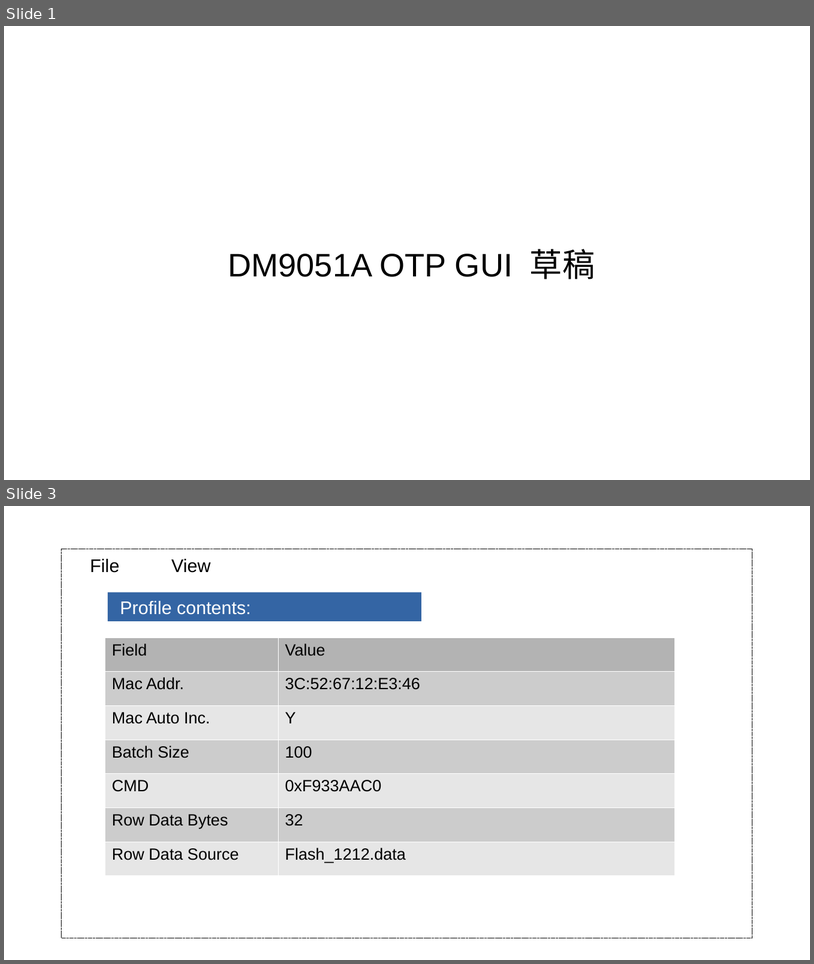
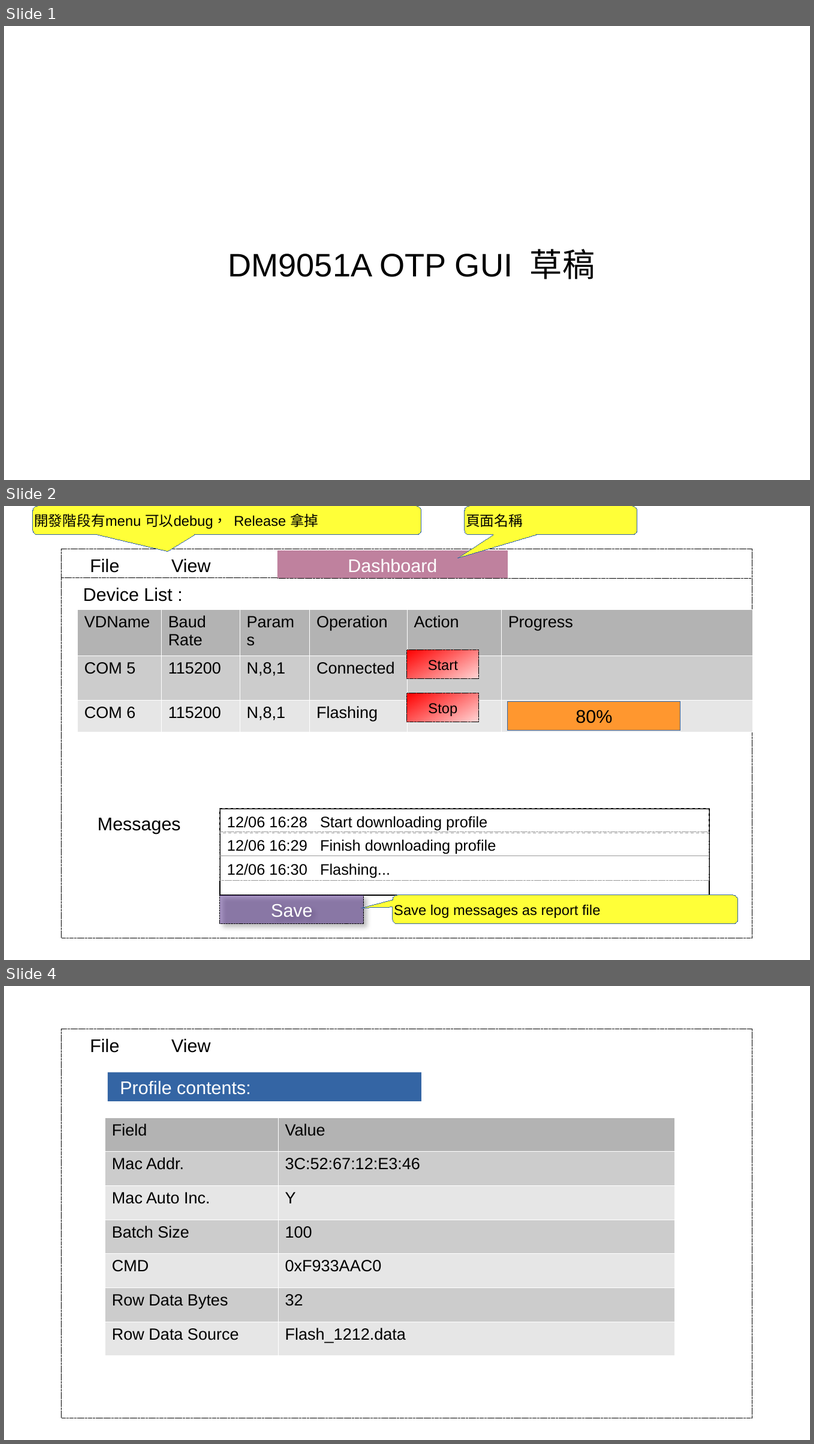
Before and after one commit to tomjpsun/obsidianVaults, a slide deck: DM9051A OTP 燒錄專案/Sketch.odp. Shown one above the other, each under a label of ours: slides 1 and 3 before the commit, slides 1, 2 and 4 after it; the slides between them are not shown. The pictures are 814x964 and 814x1444 pixels, drawn with LibreOffice and Linux fonts; fonts in the diff are those of the drawing. Boxes give left, top, right and bottom in pixels: in the first picture for what was removed or moved away, otherwise in the second. Text is boxed around its words. In the diff, an @@ line names an element or a change of style, - is before the commit and + after.

```diff
--- a/DM9051A OTP 燒錄專案/Sketch.odp
+++ b/DM9051A OTP 燒錄專案/Sketch.odp
@@ slide 2 added at (x1=4, y1=506, x2=810, y2=960), background #FFFFFF @@
@@ rounded speech box added at (x1=33, y1=506, x2=421, y2=535), fill #FFFF38, outline #3465A4 0 pt, 14 pt, text #000000 @@
+開發階段有menu 可以debug， Release 拿掉
@@ rounded speech box added at (x1=465, y1=506, x2=638, y2=535), fill #FFFF38, outline #3465A4 0 pt, 14 pt, text #000000 @@
+頁面名稱
@@ rectangle added at (x1=62, y1=549, x2=753, y2=938), outline #000000 0 pt dashed @@
@@ text added at (x1=90, y1=559, x2=119, y2=573), 18 pt, text #000000 @@
+File
@@ text added at (x1=171, y1=559, x2=210, y2=573), 18 pt, text #000000 @@
+View
@@ rectangle added at (x1=278, y1=550, x2=508, y2=579), fill #BF819E, 18 pt, text #FFFFFF @@
+Dashboard
@@ line added from (62, 578) to (753, 578), #000000 0 pt dashed @@
@@ text added at (x1=83, y1=588, x2=172, y2=601), 18 pt, text #000000 @@
+Device List :
@@ table added at (x1=77, y1=609, x2=753, y2=730), 3 rows, 6 columns @@
+VDName | Baud Rate | Params | Operation | Action | Progress
+COM 5 | 115200 | N,8,1 | Connected |  | 
+COM 6 | 115200 | N,8,1 | Flashing |  | 
@@ rectangle added at (x1=407, y1=650, x2=479, y2=679), fill gradient #FF0000 to #FFD7D7, outline #000000 0 pt dashed, 14 pt, text #000000 @@
+Start
@@ rectangle added at (x1=407, y1=693, x2=479, y2=722), fill gradient #FF0000 to #FFD7D7, outline #000000 0 pt dashed, 14 pt, text #000000 @@
+Stop
@@ rectangle added at (x1=508, y1=702, x2=681, y2=730), fill #FF972F, outline #3465A4 0 pt, 18 pt, text #000000 @@
+80%
@@ rectangle added at (x1=220, y1=808, x2=710, y2=895), outline #000000 1.5 pt @@
@@ rectangle added at (x1=220, y1=808, x2=710, y2=832), outline #999999 0 pt dashed, 15 pt, text #000000 @@
+12/06 16:28 Start downloading profile
@@ text added at (x1=98, y1=817, x2=181, y2=834), 18 pt, text #000000 @@
+Messages
@@ rectangle added at (x1=220, y1=832, x2=710, y2=856), outline #999999 0 pt dashed, 15 pt, text #000000 @@
+12/06 16:29 Finish downloading profile
@@ rectangle added at (x1=220, y1=856, x2=710, y2=880), outline #999999 0 pt dashed, 15 pt, text #000000 @@
+12/06 16:30 Flashing...
@@ rectangle added at (x1=220, y1=895, x2=364, y2=923), fill #55308D at 50% opacity, outline #000000 0 pt, 18 pt, text #FFFFFF @@
+Save
@@ rounded speech box added at (x1=393, y1=895, x2=738, y2=923), fill #FFFF38, outline #3465A4 0 pt, 14 pt, text #000000 @@
+Save log messages as report file
@@ what was slide 3 is now slide 4 @@
```
Also in this commit, not shown: 1 slide changed, 2 other slides added, 1 other file.
